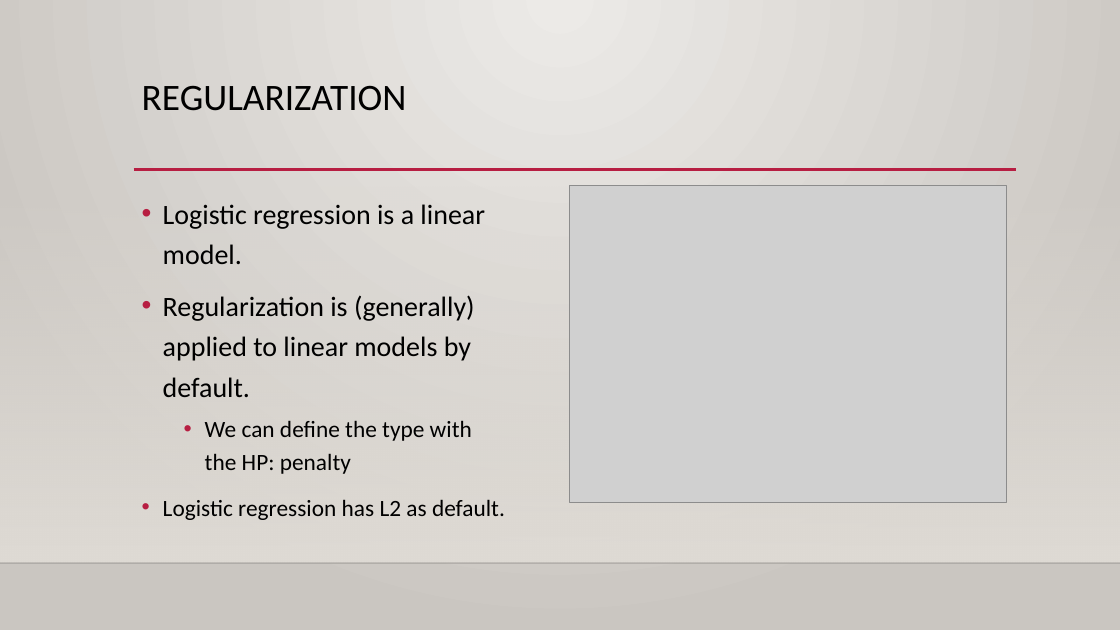
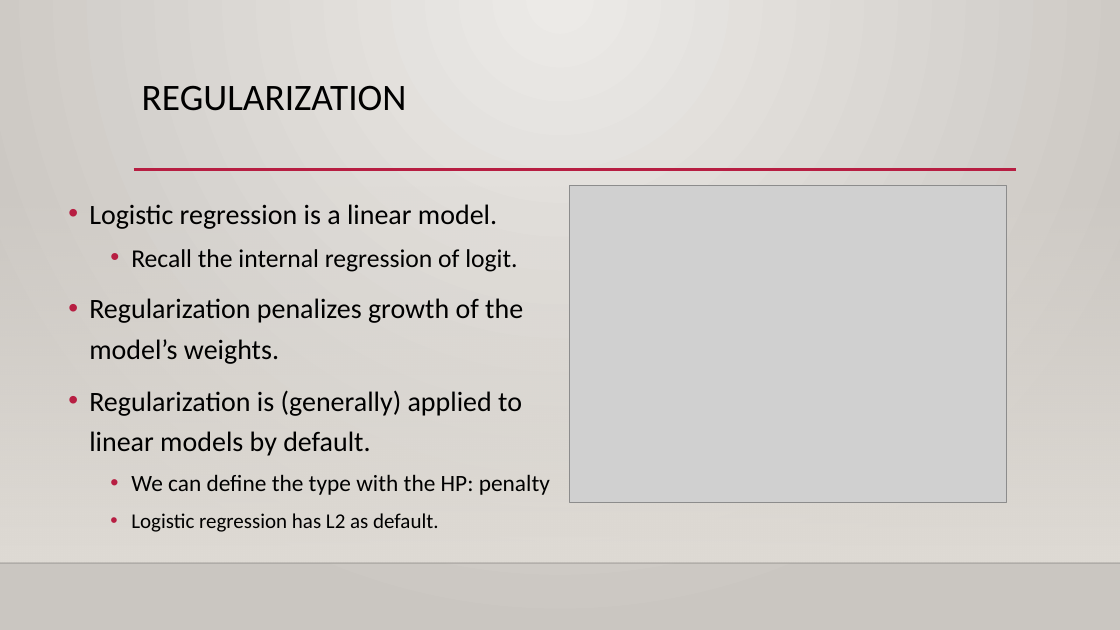
Before and after one commit to calvint13/Intro_to_Machine_Learning_Student_Workbooks, a slide deck: slide 4 of reference_content/Slides/Log_Reg_Images.pptx. Drawn at 1120x630 pixels with LibreOffice and Linux fonts; fonts in the diff are those of the drawing; grey boxes stand for pictures; background and template pictures are left out. Boxes give left, top, right and bottom in pixels: in the first picture for what was removed or moved away, otherwise in the second. Text is boxed around its words. In the diff, an @@ line names an element or a change of style, - is before the commit and + after.

```diff
--- a/reference_content/Slides/Log_Reg_Images.pptx
+++ b/reference_content/Slides/Log_Reg_Images.pptx
@@ text "Logistic regression is a linear ...": place and size @@
-text "Logistic regression is a linear ..." at bbox=[163, 204, 505, 520]
+text "Logistic regression is a linear ..." at bbox=[89, 204, 550, 532]
@@ text at bbox=[89, 249, 523, 364]: paragraphs added @@
+  • Recall the internal regression of logit.
+• Regularization penalizes growth of the model’s weights.
@@ text at bbox=[131, 513, 438, 532]: size 20 to 18 pt in "Logistic regression has L2 as default."; list level 1 to 2 in "Logistic regression has L2 as ..." @@
```
Also in this commit, not shown: 3 other slides changed, 1 slide added, 1 other file.
